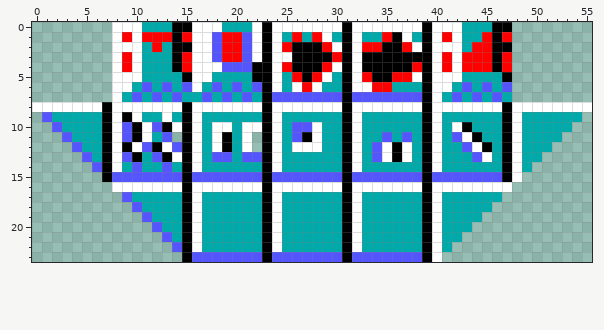
Pixel-art sprite: assets/TileSet/TileSet.png. The picture above was drawn from the file before the commit.
The file is 112x48 pixels, drawn in blocks of 2x2; one block is one cell here.
The result:
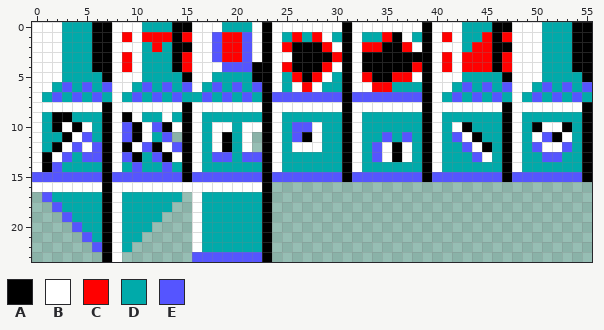
Palette (. is transparent): A #000000  B #ffffff  C #ff0000  D #00aaaa  E #5555ff
Difference:
y 0..4: x 0..7 ........ -> BBBDDDAA; x 48..55 ........ -> BBBDDDAA
y 5: x 0..7 ........ -> BBBDDDDA; x 48..55 ........ -> BBBDDDDA
y 6: x 0..7 ........ -> BBDEDEDE; x 48..55 ........ -> BBDEDEDE
y 7: x 0..7 ........ -> BDEDEDED; x 48..55 ........ -> BDEDEDED
y 8: x 55 B -> A
y 9: x 0..3 .EDD -> BDAA; x 55 . -> A
y 10: x 0..5 ..EDDD -> BDABAB; x 50..55 DDDD.. -> ABBADA
y 11: x 0..5 ...EDD -> BDDABE; x 50..55 DDD... -> BEABDA
y 12: x 0..3 .... -> BDAB; x 5..6 DD -> BE; x 50..55 DD.... -> EBBEDA
y 13: x 0..4 ..... -> BABED; x 6 D -> E; x 51..55 ..... -> EEDDA
y 14: x 0..6 ......E -> BAEDDDD; x 50..55 ...... -> DDDDDA
y 15: x 0..6 ....... -> EEEEEEE; x 48..55 B....... -> EEEEEEEA
y 16: x 0..7 ........ -> BBBBBBBA; x 15 A -> B; x 24..47 BBBBBBBABBBBBBBABBBBBBBB -> ........................
y 17: x 1..9 ........E -> EDDDDDABD; x 15 A -> .; x 24..46 BDDDDDDABDDDDDDABDDDDDD -> .......................
y 18: x 2..10 ........E -> EDDDDABDD; x 14..15 DA -> ..; x 24..45 BDDDDDDABDDDDDDABDDDDD -> ......................
y 19: x 3..11 ........E -> EDDDABDDD; x 13..15 DDA -> ...; x 24..44 BDDDDDDABDDDDDDABDDDD -> .....................
y 20: x 4..15 ........EDDA -> EDDABDDD....; x 24..43 BDDDDDDABDDDDDDABDDD -> ....................
y 21: x 5..10 ...... -> EDABDD; x 13..15 EDA -> ...; x 24..42 BDDDDDDABDDDDDDABDD -> ...................
y 22: x 6..9 .... -> EABD; x 14..15 EA -> ..; x 24..41 BDDDDDDABDDDDDDABD -> ..................
y 23: x 7..8 .. -> AB; x 15 A -> .; x 24..40 EEEEEEEAEEEEEEEAB -> .................
Pixel boxes of the changes (left, top, right, bottom) in both pictures:
changed: (32, 22, 192, 262)
changed: (272, 22, 592, 262)
